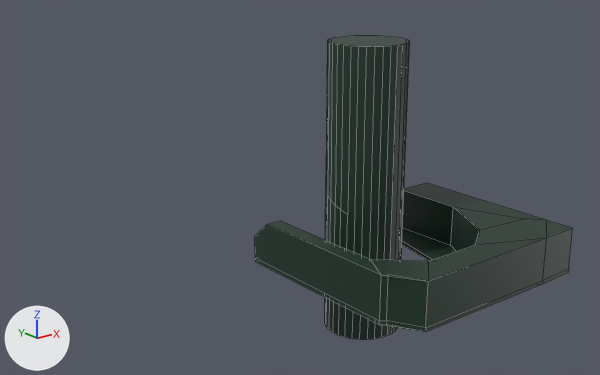
A saved change to the OBJ model assets/walls.obj.
One viewpoint serves both versions: a camera (50 mm lens) standing at (-408.0, -564.0, 269.0) and looking at (25.0, -23.0, 53.0). Lighting does not change. The marker at lower left points along +X, +Y and +Z. The older version comes first. Mesh edges are drawn as thin lines. Where no turn or scale is listed for an object, it has been applied to the vertices.

The scene before the commit, as lines of its bpy script (objects in view):
```python
me_plane = bpy.data.meshes.new('Plane')
me_plane.from_pydata(...)  # 160 vertices, 106 faces, 2 loose edges; spans x -26.0..163.0, y -206.0..-26.0, z -69.0..182.0
me_plane.materials.append(mat_material_002)  # picture img_wall_jpg
ob_plane = bpy.data.objects.new('Plane', me_plane)
ob_plane.location = (0.0, 0.0, 0.0)
```
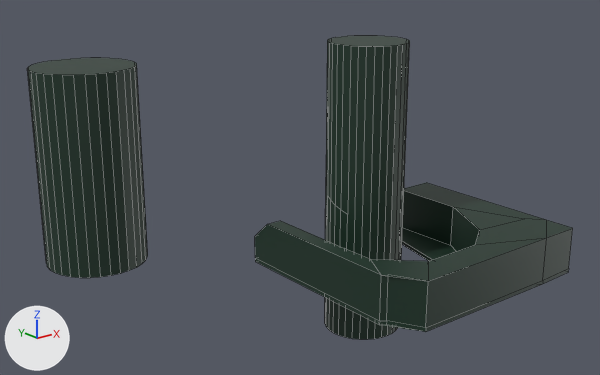
Commit message: add the 2nd pillar

Where the change shows, as pixel boxes (x1, y1, x2, y2) in the pictures (600 x 375 px):
'Circle', added
    after: (27, 58, 148, 278)

What the commit changed:
Mesh me_circle is new.
It has 64 vertices, 34 faces and spans x -142.0..-48.0, y 90.0..185.0, z -34.0..151.0.
It uses material mat_material_002 (picture img_wall_jpg).
Object 'Circle' (ob_circle) is new; it shows me_circle.
Its location is (0.0, 0.0, 0.0).
